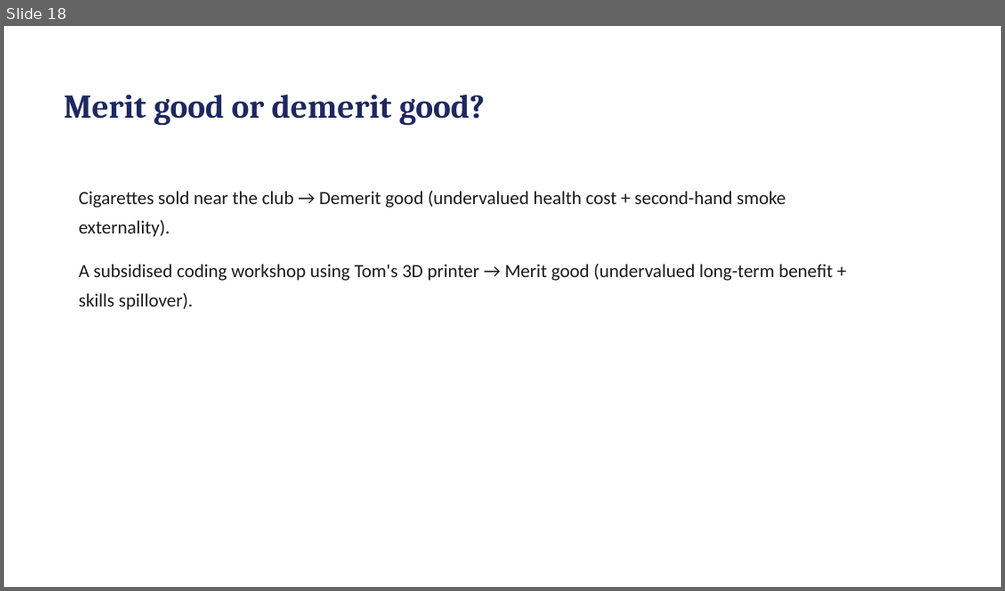
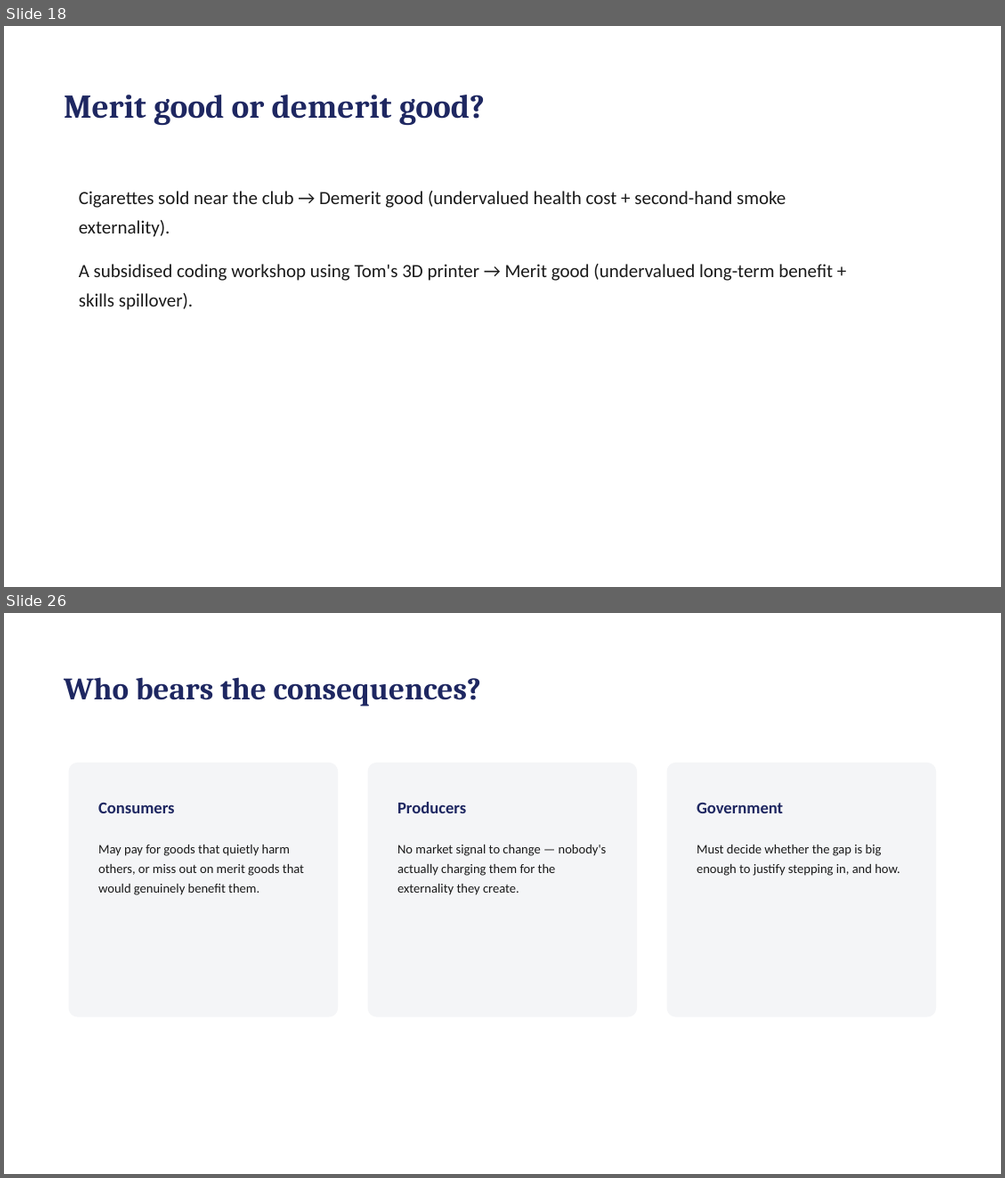
Before and after one commit to rebeccakfurness-boop/selongbayschool-teaching, a slide deck: courses/tom-economics/lessons/lesson-07/slides.pptx. Shown one above the other, each under a label of ours: slide 18 before the commit, slides 18 and 26 after it; the slides between them are not shown. The pictures are 1005x591 and 1005x1178 pixels, drawn with LibreOffice and Linux fonts; fonts in the diff are those of the drawing. Boxes give left, top, right and bottom in pixels: in the first picture for what was removed or moved away, otherwise in the second. Text is boxed around its words. In the diff, an @@ line names an element or a change of style, - is before the commit and + after.

```diff
--- a/courses/tom-economics/lessons/lesson-07/slides.pptx
+++ b/courses/tom-economics/lessons/lesson-07/slides.pptx
@@ slide 26 added at box(4, 613, 1001, 1174), background #FFFFFF @@
@@ text added at box(64, 677, 481, 706), 30 pt, text #1E2761, bold @@
+Who bears the consequences?
@@ rounded rectangle added at box(68, 763, 338, 1017), fill #F4F5F7 @@
@@ rounded rectangle added at box(368, 763, 638, 1017), fill #F4F5F7 @@
@@ rounded rectangle added at box(667, 763, 937, 1017), fill #F4F5F7 @@
@@ text added at box(98, 803, 175, 813), 16 pt, text #1E2761, bold @@
+Consumers
@@ text added at box(397, 802, 466, 813), 16 pt, text #1E2761, bold @@
+Producers
@@ text added at box(696, 802, 783, 813), 16 pt, text #1E2761, bold @@
+Government
@@ text added at box(98, 844, 304, 895), 12.5 pt, text #1A1A1A @@
+May pay for goods that quietly harm others, or miss out on merit goods that would genuinely benefit them.
@@ text added at box(397, 844, 607, 895), 12.5 pt, text #1A1A1A @@
+No market signal to change — nobody's actually charging them for the externality they create.
@@ text added at box(696, 844, 899, 876), 12.5 pt, text #1A1A1A @@
+Must decide whether the gap is big enough to justify stepping in, and how.
```
Also in this commit, not shown: 3 slides changed, 9 other slides added, 1 slide removed, 29 other files.
